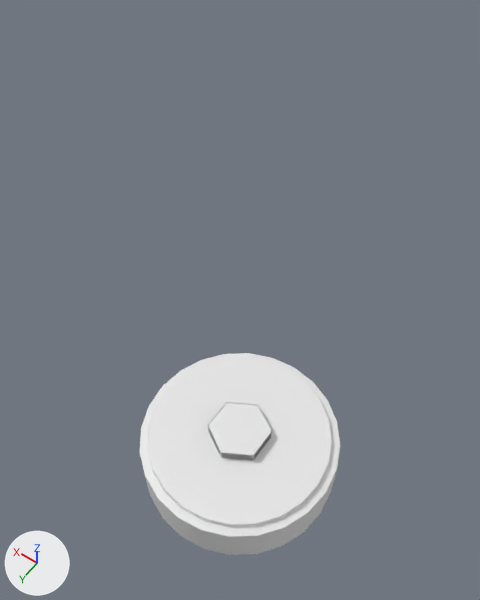
What one commit did to the Blender file Workfiles/Props/Hero/PropsMedium/Lights/CeilingLightRound/CeilingLight2.blend.
The view is the same before and after, from a camera (50 mm lens) standing at (-43.9, 61.5, 147.3) and looking at (12.5, -17.6, 23.1). The axes (+X, +Y, +Z) are drawn at lower left. The lights are the same throughout. The first picture is the older version.

The first picture shows 'Lamp Base', 'Lamp Top - hexa', 'Lamp Top - hexa.001'.
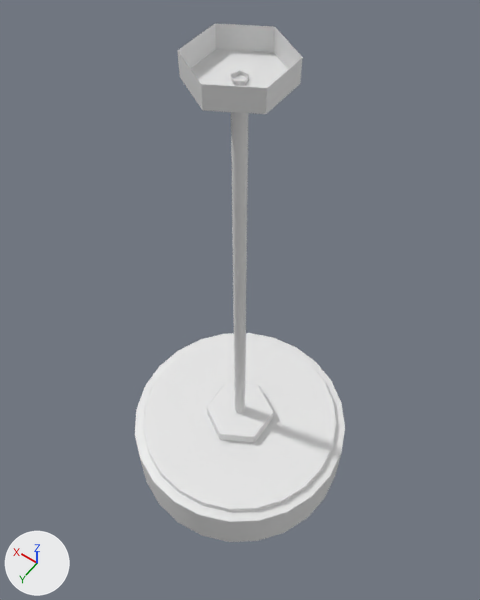
What changed in the scene script:
```text
Change ob_lamp_2_cable:
    ob_lamp_2_cable.location: (0.0, 0.0, 0.0) -> (0.0, 0.0, 97.4)
Change ob_lamp_top___hexa:
    ob_lamp_top___hexa.location: (0.0, 0.0, 0.0) -> (0.0, 0.0, 9.5)
Change ob_lamp_top___hexa_001:
    ob_lamp_top___hexa_001.location: (0.0, 0.0, 0.0) -> (0.0, 0.0, 100.6)
Change ob_lamp_base:
    ob_lamp_base.location: (0.0, 0.0, 0.0) -> (0.0, 0.0, 9.5)
```

Where the change shows, as pixel boxes [x1, y1, x2, y2] in the pictures (480 x 600 px):
'Lamp Base', moved
    before: [139, 353, 341, 555]
    after: [135, 333, 345, 542]
'Lamp Top - hexa.001', moved
    before: [208, 402, 272, 461]
    after: [178, 24, 303, 114]
'Lamp 2 cable', moved (not visible before)
    after: [230, 71, 249, 413]
'Lamp Top - hexa', moved
    before: [208, 403, 272, 460]
    after: [207, 383, 273, 443]
